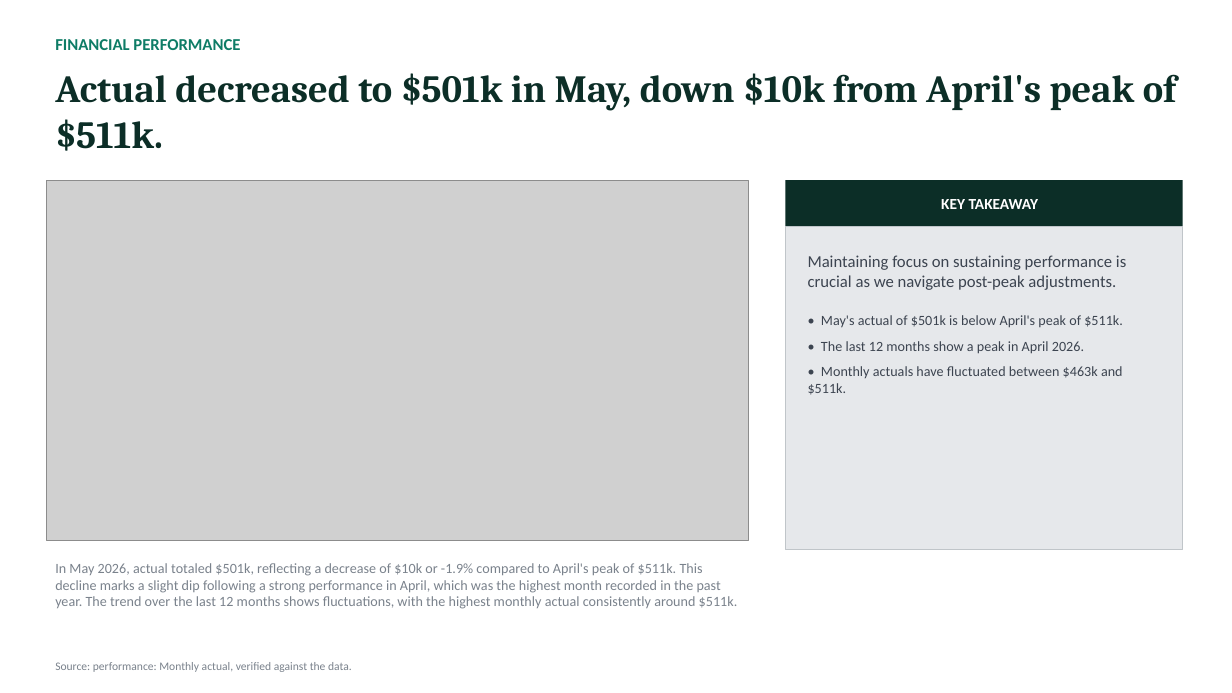
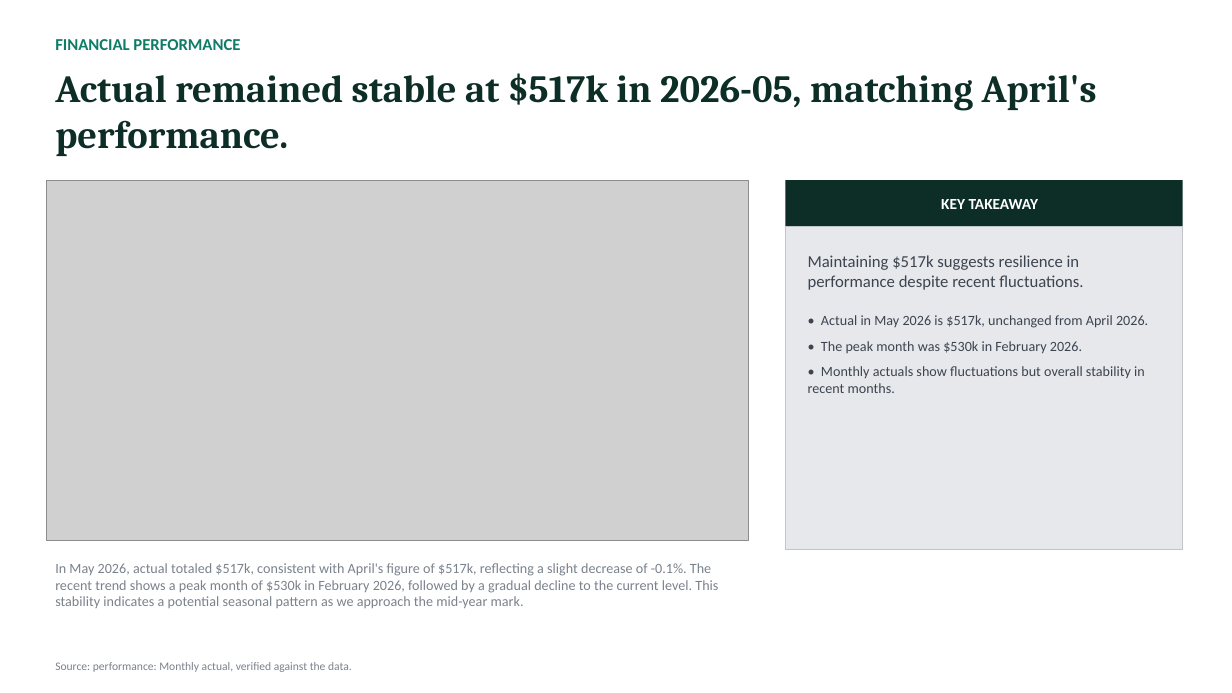
Before and after one commit to AronSarosi/ai-report-generator, a slide deck: slide 3 of app/examples/fpa_budget/report.pptx. Drawn at 1232x693 pixels with LibreOffice and Linux fonts; fonts in the diff are those of the drawing; grey boxes stand for pictures. Boxes give left, top, right and bottom in pixels: in the first picture for what was removed or moved away, otherwise in the second. Text is boxed around its words. In the diff, an @@ line names an element or a change of style, - is before the commit and + after.

```diff
--- a/app/examples/fpa_budget/report.pptx
+++ b/app/examples/fpa_budget/report.pptx
@@ text at bbox=[55, 73, 1097, 156]: text changed @@
-Actual decreased to $501k in May, down $10k from April's peak of $511k.
+Actual remained stable at $517k in 2026-05, matching April's performance.
@@ text in rectangle at bbox=[808, 255, 1148, 393]: text changed @@
-Maintaining focus on sustaining performance is crucial as we navigate post-peak adjustments.
-• May's actual of $501k is below April's peak of $511k.
-• The last 12 months show a peak in April 2026.
-• Monthly actuals have fluctuated between $463k and $511k.
+Maintaining $517k suggests resilience in performance despite recent fluctuations.
+• Actual in May 2026 is $517k, unchanged from April 2026.
+• The peak month was $530k in February 2026.
+• Monthly actuals show fluctuations but overall stability in recent months.
@@ text at bbox=[55, 563, 718, 608]: text changed @@
-In May 2026, actual totaled $501k, reflecting a decrease of $10k or -1.9% compared to April's peak of $511k. This decline marks a slight dip following a strong performance in April, which was the highest month recorded in the past year. The trend over the last 12 months shows fluctuations, with the highest monthly actual consistently around $511k.
+In May 2026, actual totaled $517k, consistent with April's figure of $517k, reflecting a slight decrease of -0.1%. The recent trend shows a peak month of $530k in February 2026, followed by a gradual decline to the current level. This stability indicates a potential seasonal pattern as we approach the mid-year mark.
```
Also in this commit, not shown: 3 other slides changed, 2 slides added, 1 slide removed, 46 other files.
